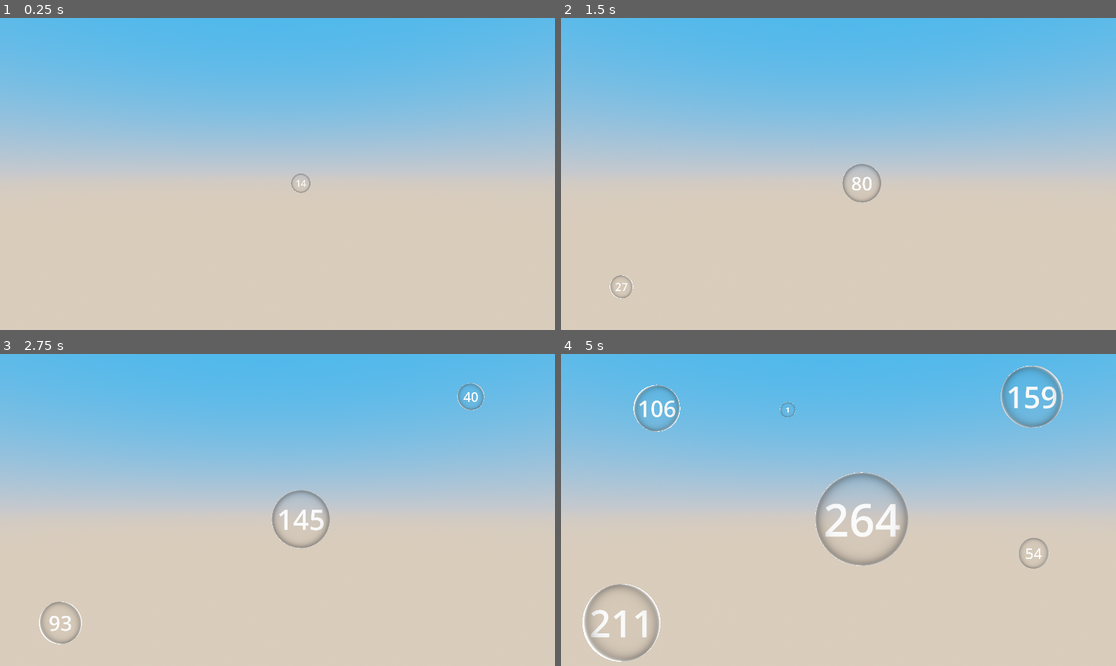
Above: before the commit, frames 1-4 (two rows, left to right).
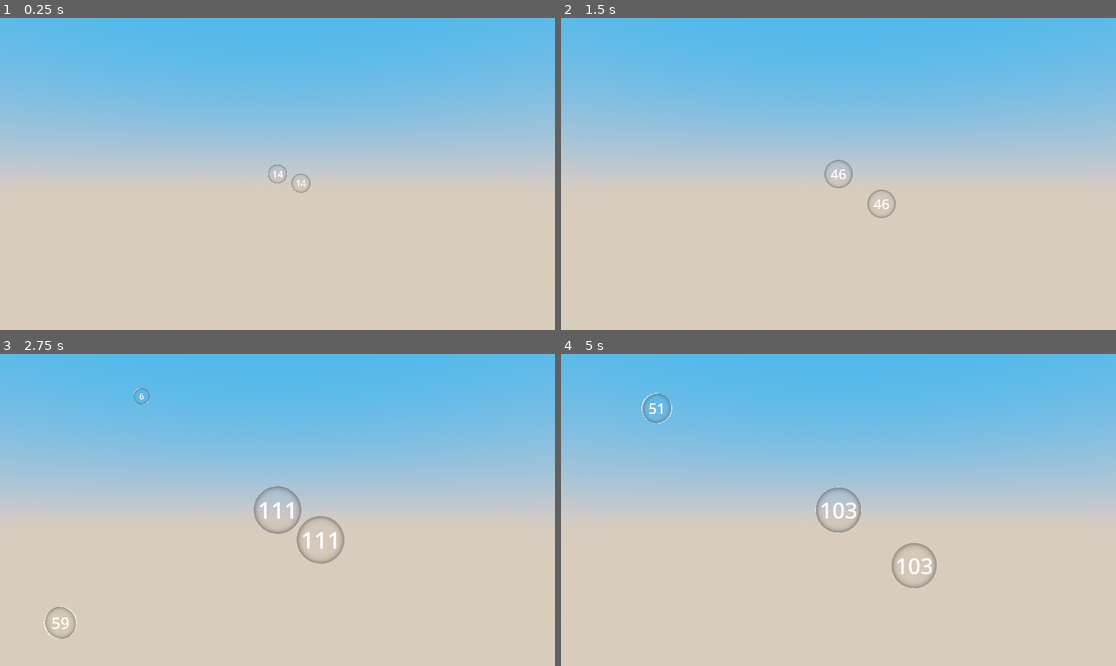
Above: after the commit, the same moments.

Repository: kominaaa/scorepopping
Game: Godot game, scene res://scenes/main.tscn
The game is run twice, just before and just after one commit, with the same random seed, the same clock (stepped at 60 frames per second) and the same inputs.
Inputs (mouse positions are in pixels of both pictures, inside the frame that each line leads up to):
- Up to frame 1 (0.25 s): no input
- Up to frame 2 (1.5 s): move the mouse to (960, 158) at 0.52 s; click (960, 158) at 0.67 s; move the mouse to (727, 189) at 1.27 s; click (727, 189) at 1.42 s
- Up to frame 3 (2.75 s): move the mouse to (333, 441) at 2.02 s; click (333, 441) at 2.17 s
- Up to frame 4 (5 s): move the mouse to (810, 572) at 2.77 s; click (810, 572) at 2.92 s; move the mouse to (1005, 556) at 3.52 s; click (1005, 556) at 3.67 s; move the mouse to (672, 463) at 4.27 s; click (672, 463) at 4.42 s

The runs differ from the first frame. In frame 1, less than 0.1% of the frame differs, in the area x 48-52%, y 46-54%; in frame 2, 0.6%; in frame 3, 1.9%; in frame 4, 4.9%, in the area x 3-91%, y 3-99%.

Commit message:
collision bug fixed

Diff:
--- a/scenes/bubble_01.tscn
+++ b/scenes/bubble_01.tscn
@@ -11,25 +11,27 @@
 
 [sub_resource type="SphereShape3D" id="SphereShape3D_t1vsv"]
 
-[node name="Bubble" type="Node3D" node_paths=PackedStringArray("label_3d", "bubble_mesh", "static_body")]
+[node name="Bubble" type="Node3D" node_paths=PackedStringArray("label_3d", "bubble_mesh", "area", "collision_shape")]
 script = ExtResource("1_fppde")
 gradient_texture = ExtResource("2_jhad4")
-label_3d = NodePath("BubbleStaticBody3D/BubbleLabel3D")
+label_3d = NodePath("BubbleLabel3D")
 bubble_mesh = NodePath("BubbleStaticBody3D/BubbleMeshInstance3D")
 explosion_scene = ExtResource("3_7k5ht")
-static_body = NodePath("BubbleStaticBody3D")
+area = NodePath("BubbleStaticBody3D")
+collision_shape = NodePath("BubbleStaticBody3D/CollisionShape3D")
 
-[node name="BubbleStaticBody3D" type="StaticBody3D" parent="."]
+[node name="BubbleStaticBody3D" type="Area3D" parent="."]
 transform = Transform3D(0.05, 0, 0, 0, 0.05, 0, 0, 0, 0.05, 0, 0, 0)
 script = ExtResource("3_vc674")
 
 [node name="BubbleMeshInstance3D" type="MeshInstance3D" parent="BubbleStaticBody3D"]
 mesh = SubResource("SphereMesh_xdfes")
 
-[node name="BubbleLabel3D" type="Label3D" parent="BubbleStaticBody3D"]
+[node name="CollisionShape3D" type="CollisionShape3D" parent="BubbleStaticBody3D"]
+shape = SubResource("SphereShape3D_t1vsv")
+
+[node name="BubbleLabel3D" type="Label3D" parent="."]
+transform = Transform3D(0.05, 0, 0, 0, 0.05, 0, 0, 0, 0.05, 0, 0, 0)
 text = "1"
 font_size = 96
 outline_size = 0
-
-[node name="CollisionShape3D" type="CollisionShape3D" parent="BubbleStaticBody3D"]
-shape = SubResource("SphereShape3D_t1vsv")
--- a/scenes/main.tscn
+++ b/scenes/main.tscn
@@ -18,8 +18,14 @@
 sky = SubResource("Sky_hpll1")
 tonemap_mode = 2
 
-[node name="Main" type="Node3D"]
+[node name="Main" type="Node3D" node_paths=PackedStringArray("camera")]
 script = ExtResource("1_mnu6u")
+camera = NodePath("Camera3D")
+bubble_scene = ExtResource("1_nwdim")
+
+[node name="BubbleSpawner" type="Node3D" parent="."]
+script = ExtResource("2_fwp22")
+bubble_scene = ExtResource("1_nwdim")
 
 [node name="WorldEnvironment" type="WorldEnvironment" parent="."]
 environment = SubResource("Environment_jyda7")
@@ -31,7 +37,3 @@
 [node name="Camera3D" type="Camera3D" parent="."]
 transform = Transform3D(1, 0, 0, 0, 1, 0, 0, 0, 1, 0, 0, 3.18599)
 projection = 1
-
-[node name="BubbleSpawner" type="Node3D" parent="."]
-script = ExtResource("2_fwp22")
-bubble_scene = ExtResource("1_nwdim")
--- a/scripts/bubble_script.gd
+++ b/scripts/bubble_script.gd
@@ -1,4 +1,7 @@
 extends Node3D
+
+signal bubble_destroyed(bubble: Node3D)
+signal collision_detected
 
 @export var scale_rate: float = 1.0
 @export var max_scale: float = 20.0
@@ -8,24 +11,27 @@
 @export var label_3d: Label3D
 @export var bubble_mesh: MeshInstance3D
 @export var explosion_scene: PackedScene
-@export var static_body: StaticBody3D
-
-signal bubble_destroyed(bubble: Node3D)
+@export var area: Area3D
+@export var collision_shape: CollisionShape3D
 
 func _ready():
 	scale = Vector3(1, 1, 1)
 	set_process(true)
 
-	# Connecter le signal "clicked" depuis le StaticBody3D
-	if static_body:
-		static_body.clicked.connect(Callable(self, "_on_bubble_clicked"))
+	# Connecter les signaux
+	if area:
+		area.area_entered.connect(Callable(self, "_on_area_entered"))
+		area.input_event.connect(Callable(self, "_on_input_event"))
 
 func _process(delta):
+	# Augmenter la taille de la bulle
 	if scale.x < max_scale:
 		var new_scale = scale + Vector3(scale_rate, scale_rate, scale_rate) * delta
 		if new_scale.x > max_scale:
 			new_scale = Vector3(max_scale, max_scale, max_scale)
 		scale = new_scale
+
+		# Mettre à jour l'apparence et les couleurs
 		_update_label_and_colors()
 	else:
 		print("Reached max scale. Stopping process.")
@@ -33,9 +39,7 @@
 
 func _update_label_and_colors():
 	var progress = (scale.x - 1.0) / (max_scale - 1.0)
-	var value = lerp(float(min_value), float(max_value), progress)
-
-	label_3d.text = str(round(value))
+	label_3d.text = str(round(lerp(float(min_value), float(max_value), progress)))
 
 	var color = gradient_texture.gradient.get_color(progress)
 	label_3d.modulate = color
@@ -45,28 +49,23 @@
 		if material is ShaderMaterial:
 			material.set_shader_parameter("fresnel_color", color)
 
+func _on_area_entered(other_area: Area3D) -> void:
+	if other_area.get_parent() != self:
+		emit_signal("collision_detected")
+
+func _on_input_event(camera: Camera3D, event: InputEvent, click_position: Vector3, click_normal: Vector3, shape_idx: int) -> void:
+	if event is InputEventMouseButton and event.button_index == MOUSE_BUTTON_LEFT and event.pressed:
+		_on_bubble_clicked(click_position)
+
 func _on_bubble_clicked(impact_pos: Vector3) -> void:
 	if explosion_scene:
-		# Instancier la scène d'explosion
 		var explosion = explosion_scene.instantiate()
-
-		# Calculer la valeur de progress (entre 0.0 et 1.0)
-		var progress = (scale.x - 1.0) / (max_scale - 1.0)
-
-		# Passer progress à l'explosion
-		if explosion.has_method("set_progress"):
-			explosion.set_progress(progress)
-
-		# Placer l'explosion à l'origine de la bulle
 		explosion.global_transform.origin = self.global_transform.origin
 		get_tree().current_scene.add_child(explosion)
 
-	# Déconnecter le signal pour éviter des erreurs
-	if static_body and static_body.is_connected("clicked", Callable(self, "_on_bubble_clicked")):
-		static_body.clicked.disconnect(Callable(self, "_on_bubble_clicked"))
+	if area:
+		area.area_entered.disconnect(Callable(self, "_on_area_entered"))
+		area.input_event.disconnect(Callable(self, "_on_input_event"))
 
-	# Émettre un signal pour informer le spawner que la bulle est supprimée
 	emit_signal("bubble_destroyed", self)
-
-	# Supprimer la bulle
 	queue_free()
--- a/scripts/bubble_spawner.gd
+++ b/scripts/bubble_spawner.gd
@@ -1,82 +1,66 @@
 extends Node3D
 
-@export var bubble_scene: PackedScene  # Assigner votre scène de bulle ici
+@export var bubble_scene: PackedScene  # Scène de bulle
 @export var spawn_interval: float = 1.0  # Intervalle de spawn en secondes
 @export var x_range: Vector2 = Vector2(-0.7, 0.7)  # Plage de spawn en X
 @export var y_range: Vector2 = Vector2(-0.4, 0.4)  # Plage de spawn en Y
 @export var z_position: float = 0.0  # Position fixe sur Z
 
 var spawn_timer: Timer
-var bubbles: Array = []  # Liste des bulles présentes sur l'espace de jeu
+var bubbles: Array = []  # Liste des bulles actives
 
 func _ready():
-	# Crée un timer pour gérer le spawn
+	# Créer un Timer pour gérer le spawn
 	spawn_timer = Timer.new()
 	spawn_timer.wait_time = spawn_interval
 	spawn_timer.one_shot = false
 	spawn_timer.timeout.connect(Callable(self, "_spawn_bubble"))
 	add_child(spawn_timer)
 
-	# Spawner la première bulle immédiatement au hasard
+	# Spawner une première bulle
 	_spawn_bubble(true)
 
-	# Démarrer le timer pour les prochaines bulles
+	# Démarrer le Timer
 	spawn_timer.start()
 
 func _spawn_bubble(at_random: bool = false):
-	# Vérifie que la scène de bulle est assignée
-	if bubble_scene == null:
-		print("Bubble scene is not assigned!")
-		return
-
-	# Nettoyer les bulles supprimées avant de calculer les positions
 	_cleanup_bubbles()
 
-	# Calcul de la position de la nouvelle bulle
 	var spawn_pos: Vector3
 	if at_random or bubbles.is_empty():
-		# Génère une position aléatoire pour la première bulle
 		spawn_pos = _random_position()
 	else:
-		# Trouve la position la plus éloignée des bulles existantes
 		spawn_pos = _find_farthest_position()
 
-	# Instance une bulle
+	# Instancier la bulle
 	var bubble = bubble_scene.instantiate()
 	bubble.global_transform.origin = spawn_pos
+	add_child(bubble)
 
-	# Fixe l'échelle par défaut pour ignorer l'échelle héritée
-	bubble.scale = Vector3(1.0, 1.0, 1.0)
-
-	# Connecter le signal "bubble_destroyed"
+	# Connecter les signaux
 	bubble.connect("bubble_destroyed", Callable(self, "_on_bubble_destroyed"))
 
-	# Ajoute la bulle à la scène et à la liste
-	add_child(bubble)
+	# Ajouter la bulle à la liste
 	bubbles.append(bubble)
 
 func _random_position() -> Vector3:
-	# Génère une position aléatoire dans la plage définie
 	var x_pos = randf_range(x_range.x, x_range.y)
 	var y_pos = randf_range(y_range.x, y_range.y)
 	return Vector3(x_pos, y_pos, z_position)
 
 func _find_farthest_position() -> Vector3:
-	# Teste plusieurs positions aléatoires et choisit la plus éloignée des bulles existantes
 	var farthest_position: Vector3 = Vector3.ZERO
 	var max_distance: float = -INF
 
-	for i in range(50):  # Teste 50 positions aléatoires
+	for i in range(50):
 		var candidate = _random_position()
 		var min_distance = INF
 
-		# Calculer la distance minimale entre cette position et toutes les bulles existantes
 		for bubble in bubbles:
 			if bubble and not bubble.is_queued_for_deletion():
 				var distance = candidate.distance_to(bubble.global_transform.origin)
 				min_distance = min(min_distance, distance)
 
-		# Si cette position a la plus grande distance minimale, elle devient la meilleure
 		if min_distance > max_distance:
 			max_distance = min_distance
 			farthest_position = candidate
@@ -92,6 +76,5 @@
 	bubbles = valid_bubbles
 
 func _on_bubble_destroyed(bubble: Node3D) -> void:
-	# Retirer la bulle de la liste lorsqu'elle est supprimée
 	if bubble in bubbles:
 		bubbles.erase(bubble)
--- a/scripts/bubble_static_body_3d.gd
+++ b/scripts/bubble_static_body_3d.gd
@@ -1,8 +1,7 @@
-extends StaticBody3D
+extends Area3D
 
 signal clicked(impact_pos: Vector3)
 
 func _input_event(camera: Camera3D, event: InputEvent, click_position: Vector3, click_normal: Vector3, shape_idx: int) -> void:
-	if event.is_pressed():
-		print("Signal 'clicked' emitted at position: ", click_position)
+	if event is InputEventMouseButton and event.pressed:
 		emit_signal("clicked", click_position)
--- a/scripts/main.gd
+++ b/scripts/main.gd
@@ -1,6 +1,14 @@
 extends Node3D
 
-@onready var camera: Camera3D = $Camera3D
+@export var camera: Camera3D
+@export var bubble_scene: PackedScene
+
+var bubbles: Array = []
+
+func _ready():
+	# Réinitialiser les bulles
+	bubbles.clear()
+	_spawn_bubble()
 
 func _input(event: InputEvent) -> void:
 	if event is InputEventMouseButton and event.pressed and event.button_index == MOUSE_BUTTON_LEFT:
@@ -16,7 +24,32 @@
 		if result:
 			var collider = result.collider
 			if collider:
-				# On appelle une fonction que l'objet doit implémenter
-				# pour gérer sa propre logique
-				if "on_clicked" in collider:  # vérifie que la méthode existe
+				if "on_clicked" in collider:  # Vérifie que la méthode existe
 					collider.on_clicked(result.position)
+
+func _spawn_bubble():
+	# Instancier une nouvelle bulle
+	var bubble = bubble_scene.instantiate()
+	add_child(bubble)
+	bubbles.append(bubble)
+
+	# Connecter le signal collision_detected dynamiquement
+	if "collision_detected" in bubble:
+		bubble.collision_detected.connect(Callable(self, "_on_bubble_collision"))
+
+func _on_bubble_collision():
+	# Gérer la fin de partie et redémarrer
+	print("Collision detected between bubbles! Restarting game...")
+	_restart_game()
+
+func _restart_game():
+	# Déconnecter et supprimer les bulles existantes
+	for bubble in bubbles:
+		if "collision_detected" in bubble:
+			bubble.collision_detected.disconnect(Callable(self, "_on_bubble_collision"))
+		bubble.queue_free()  # Supprime la bulle de la scène
+	bubbles.clear()  # Nettoyer la liste des bulles
+
+	# Réinitialiser la scène en la rechargeant
+	var current_scene_path = get_tree().current_scene.scene_file_path
+	get_tree().change_scene_to_file(current_scene_path)
